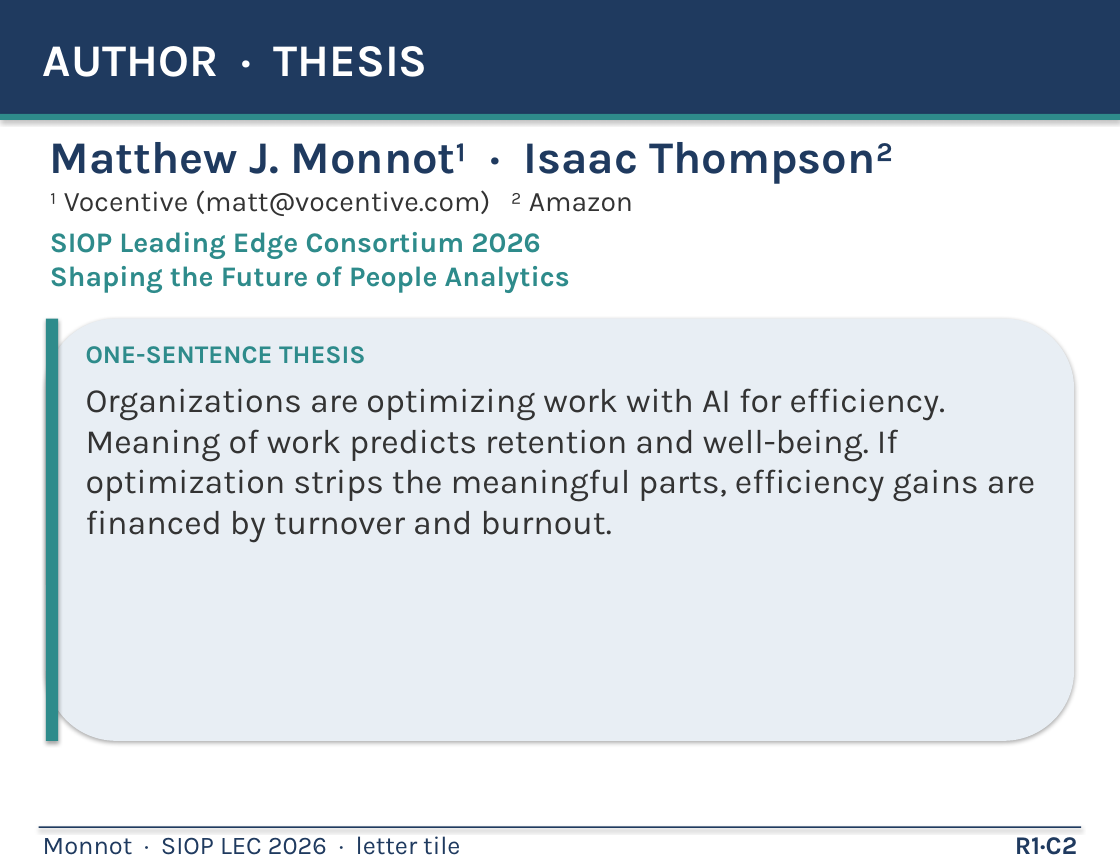
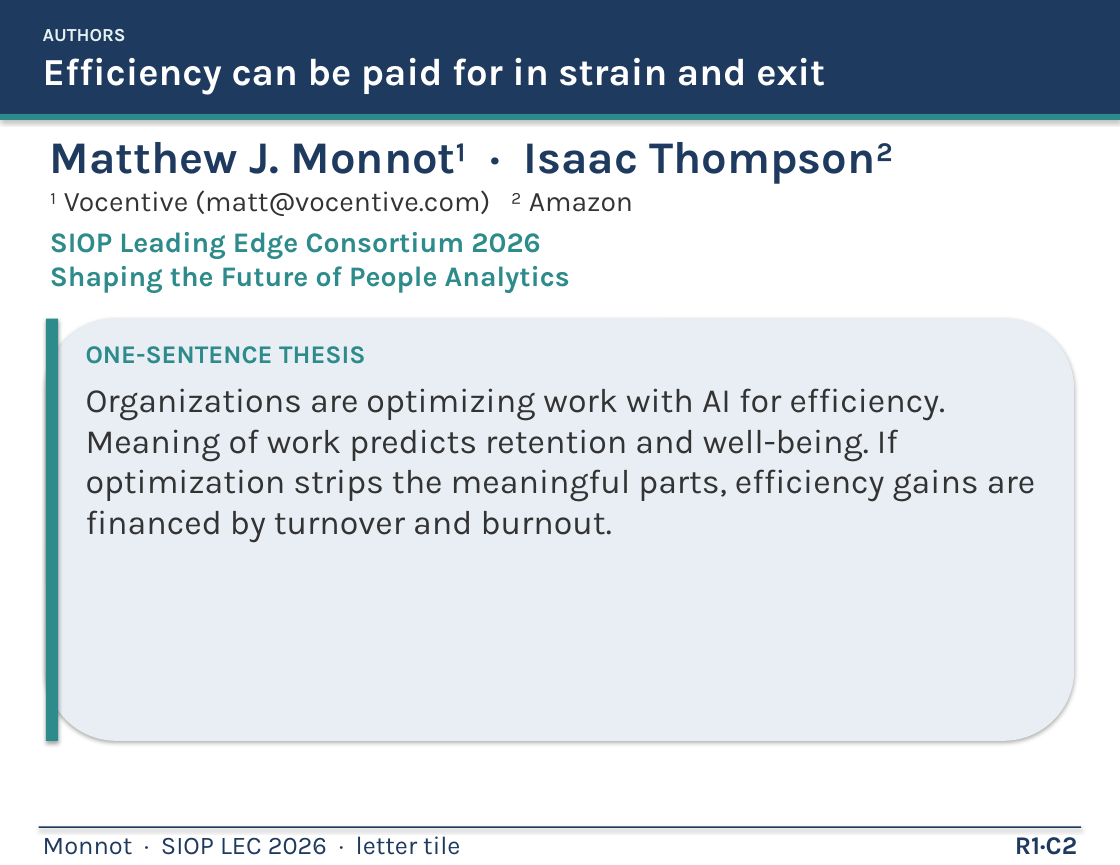
Before and after one commit to mjmonnot/mjmonnot.github.io, a slide deck: slide 2 of lec-2026/assets/Monnot_Poster_v5.pptx. Drawn at 1120x865 pixels with LibreOffice and Linux fonts; fonts in the diff are those of the drawing. Boxes give left, top, right and bottom in pixels: in the first picture for what was removed or moved away, otherwise in the second. Text is boxed around its words. In the diff, an @@ line names an element or a change of style, - is before the commit and + after.

```diff
--- a/lec-2026/assets/Monnot_Poster_v5.pptx
+++ b/lec-2026/assets/Monnot_Poster_v5.pptx
@@ text at <box>43,29,825,95</box>: text changed; size 32 to 27 pt @@
-AUTHOR · THESIS
+AUTHORS
+Efficiency can be paid for in strain and exit
```
Also in this commit, not shown: 18 other slides changed, 6 other files.
